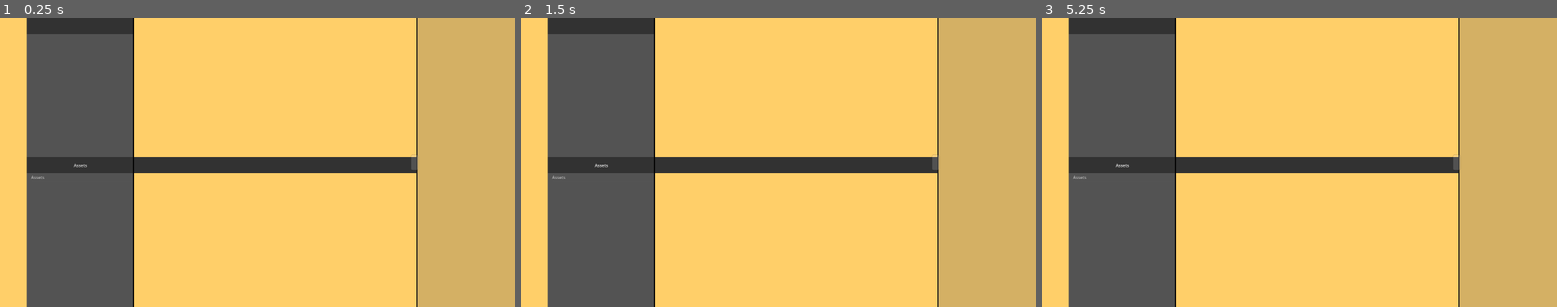
Above: before the commit, frames 1-3 (left to right).
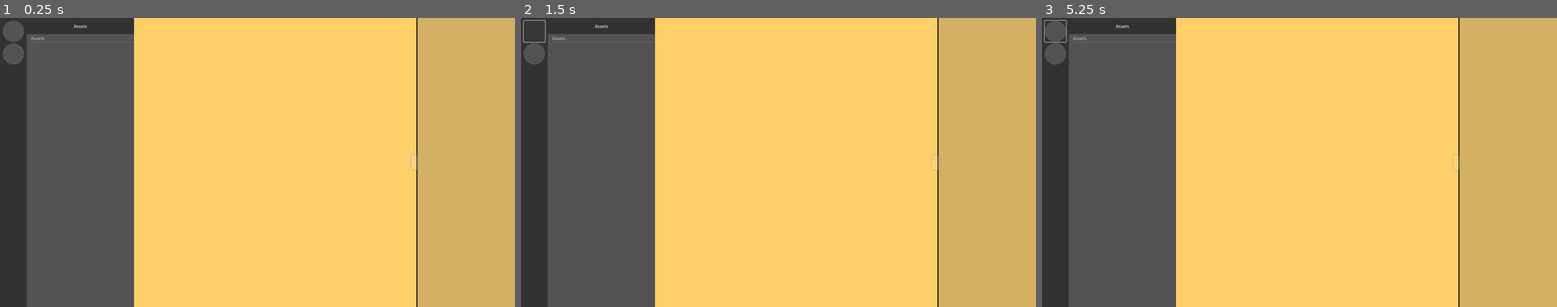
Above: after the commit, the same moments.

Repository: hunsri/3DAM
Game: Godot game, scene res://scenes/MainScene.tscn
The game is run twice, just before and just after one commit, with the same random seed, the same clock (stepped at 60 frames per second) and the same inputs. Before the commit the project starts from res://scenes/context_scenes/ServerViewUI.tscn.
Inputs (mouse positions are in pixels of both pictures, inside the frame that each line leads up to):
- Up to frame 1 (0.25 s): no input
- Up to frame 2 (1.5 s): click "Assets" at 0.5 s; click (536, 32) at 1.27 s
- Up to frame 3 (5.25 s): click "Assets" at 2 s; click (1057, 32) at 2.77 s; click "Assets" at 3.5 s; click (1057, 32) at 4.27 s; tap Enter at 5 s; move the mouse to (1412, 148) at 5.02 s; click (1412, 148) at 5.1 s

The runs differ from the first frame. In frame 1, 9.8% of the frame differs, in the area x 0-81%, y 0-100%; in frame 2, 9.8%; in frame 3, 9.8%.
Error before the commit: Attempt to call function 'add_child' in base 'null instance' on a null instance. (res://scripts/LocationHandler.gd:17)

Commit message:
fixes main scene dependencies

Diff:
--- a/project.godot
+++ b/project.godot
@@ -11,7 +11,7 @@
 [application]
 
 config/name="3DAM"
-run/main_scene="uid://bo8w8k6tnqxov"
+run/main_scene="uid://dqgaslfy2x3y3"
 config/features=PackedStringArray("4.5", "GL Compatibility")
 config/icon="res://icon.svg"
 
--- a/scenes/context_scenes/LocalViewUI.tscn
+++ b/scenes/context_scenes/LocalViewUI.tscn
@@ -1,13 +1,12 @@
-[gd_scene load_steps=5 format=3 uid="uid://d2no27480sc8"]
+[gd_scene load_steps=4 format=3 uid="uid://d2no27480sc8"]
 
-[ext_resource type="PackedScene" uid="uid://kfomt2xswri8" path="res://scenes/subscenes/LocationSelector.tscn" id="1_guh61"]
 [ext_resource type="PackedScene" uid="uid://16s375yxtc82" path="res://scenes/subscenes/DirectorySelector.tscn" id="2_skpw3"]
 [ext_resource type="PackedScene" uid="uid://xa2j6v56168e" path="res://scenes/subscenes/AssetView2D.tscn" id="3_j4ict"]
 
 [sub_resource type="StyleBoxFlat" id="StyleBoxFlat_guh61"]
 bg_color = Color(1, 1, 1, 1)
 
-[node name="MainUi" type="Control"]
+[node name="LocalViewUi" type="Control"]
 self_modulate = Color(1, 1, 1, 0)
 layout_mode = 3
 anchors_preset = 15
@@ -44,10 +43,6 @@
 [node name="DirectoryHandler" parent="Background/DirectorySelector" index="0" node_paths=PackedStringArray("explorer_handler")]
 explorer_handler = NodePath("../../AssetExplorer2d/AssetExplorerHandler")
 
-[node name="LocationSelector" parent="Background" instance=ExtResource("1_guh61")]
-visible = false
-layout_mode = 1
-
 [editable path="Background/AssetExplorer2d"]
 [editable path="Background/AssetExplorer2d/HSplitContainer/AssetInfoSidebar"]
 [editable path="Background/DirectorySelector"]
--- a/scenes/context_scenes/ServerViewUI.tscn
+++ b/scenes/context_scenes/ServerViewUI.tscn
@@ -1,7 +1,6 @@
-[gd_scene load_steps=4 format=3 uid="uid://bo8w8k6tnqxov"]
+[gd_scene load_steps=3 format=3 uid="uid://bo8w8k6tnqxov"]
 
 [ext_resource type="PackedScene" uid="uid://6105aqmty783" path="res://scenes/subscenes/ServerAssetView2D.tscn" id="1_g1f48"]
-[ext_resource type="PackedScene" uid="uid://kfomt2xswri8" path="res://scenes/subscenes/LocationSelector.tscn" id="3_8orcu"]
 
 [sub_resource type="StyleBoxFlat" id="StyleBoxFlat_guh61"]
 bg_color = Color(1, 1, 1, 1)
@@ -38,10 +37,6 @@
 [node name="SubViewport" parent="Background/ServerAssetView2D/HSplitContainer/AssetInfoSidebar/Panel/SubViewportContainer" index="0"]
 size = Vector2i(368, 1080)
 
-[node name="LocationSelector" parent="Background" instance=ExtResource("3_8orcu")]
-visible = false
-layout_mode = 1
-
 [editable path="Background/ServerAssetView2D"]
 [editable path="Background/ServerAssetView2D/HSplitContainer/ExplorerArea/VSplitContainer/Server/CategorySelector"]
 [editable path="Background/ServerAssetView2D/HSplitContainer/ExplorerArea/VSplitContainer/Local/DirectorySelector"]
Not shown: 2 places in scenes/MainScene.tscn that only renumber resources
